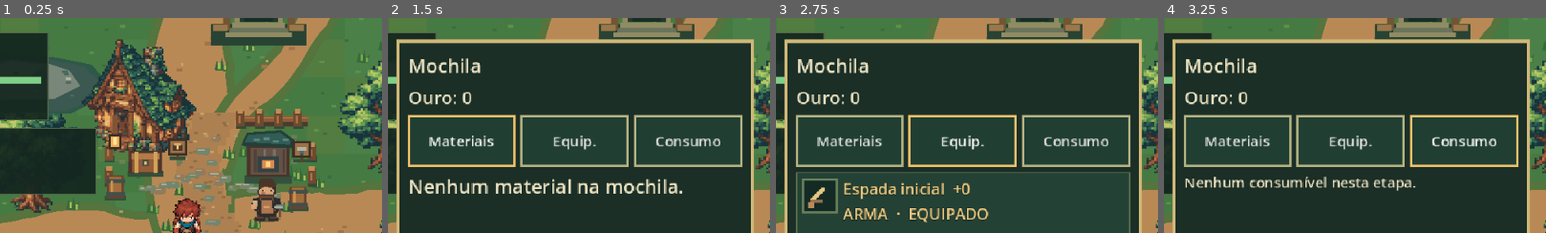
Above: before the commit, frames 1-4 (left to right).
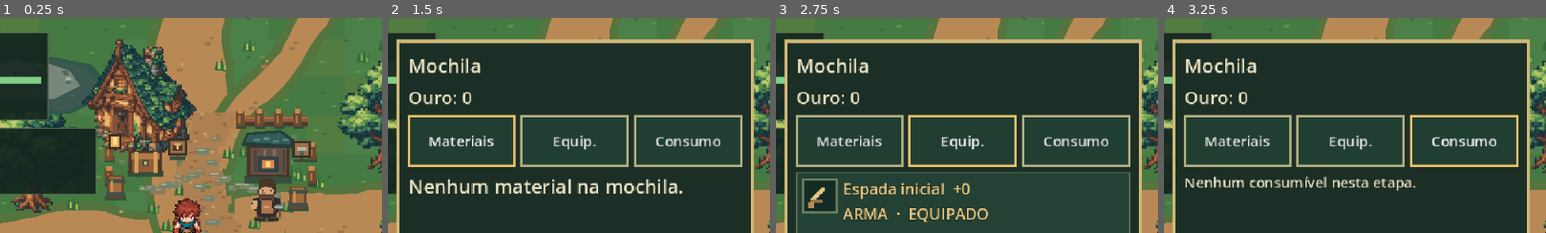
Above: after the commit, the same moments.

Repository: thiagohugo12-dotcom/arveon
Game: Godot game, scene res://scenes/main.tscn
The game is run twice, just before and just after one commit, with the same random seed, the same clock (stepped at 60 frames per second) and the same inputs.
Inputs (mouse positions are % of the whole screen's width and height, from its top left):
- Up to frame 1 (0.25 s): no input
- Up to frame 2 (1.5 s): click (80, 9) at 0.52 s; click "Materiais" at 1.25 s
- Up to frame 3 (2.75 s): click "Equip." at 2 s
- Up to frame 4 (3.25 s): click "Consumo" at 2.75 s
The pictures show only the part of the screen within x 26-76%, y 0-50%; the shares and areas given below are measured in that part.

The runs differ from the first frame. In frame 1, 2.9% of the frame differs, in the area x 55-81%, y 0-13%; in frame 2, 2.2%; in frame 3, 2.2%; in frame 4, 2.2%.

Commit message:
Move Tower to existing eastern trail and verify walking access without expanding map

Diff:
--- a/scripts/components/tower_entrance.gd
+++ b/scripts/components/tower_entrance.gd
@@ -1,10 +1,10 @@
 class_name TowerEntrance
 extends RefCounted
 
-# Beside the north trail; doorway remains reachable from its southern apron.
-const POSITION := Vector2(600, 280)
+# Eastern end of the existing main trail, inside the unchanged 1200x900 map.
+const POSITION := Vector2(1130, 455)
 const INTERACT_RANGE := 58.0
-const BODY := Rect2(568, 204, 64, 58)
+const BODY := Rect2(POSITION + Vector2(-32, -76), Vector2(64, 58))
 const NAME := "Torre de Ascensão"
 
 static func is_near(point: Vector2) -> bool:
--- a/scripts/presentation/floor_view.gd
+++ b/scripts/presentation/floor_view.gd
@@ -163,7 +163,8 @@
 				break
 		if free:
 			trees.append(at)
-	return trees
+	# Filter after generation so clearing the entrance never rerolls other trees.
+	return trees.filter(func(at: Vector2): return not TowerEntrance.BODY.grow(12.0).has_point(at))
 
 func _draw_tree(at: Vector2) -> void:
 	var species := _hash(roundi(at.y), roundi(at.x)) % 5
--- a/tests/run_tests.gd
+++ b/tests/run_tests.gd
@@ -120,7 +120,7 @@
 	enemy.position = Vector2(805, 630)
 	await frames()
 	check(player.attack.select_target(player) == null, "world obstacle blocks automatic attack")
-	player.position = Vector2(1160, 400)
+	player.position = Vector2(1160, 455) # Existing eastern trail, clear of tower wall.
 	enemy.position = Vector2(100, 800)
 	driver.set_touch_direction(Vector2.RIGHT)
 	driver.request_dash()
--- a/tests/tower_tests.gd
+++ b/tests/tower_tests.gd
@@ -128,15 +128,40 @@
 	suite.check(p.ascension.defeats["1"] == 50 and main.earned_xp == earned_xp + 12 and p.ascension.unlocked_floors == [1], "later real kills retain original rewards without raising tower count or unlocking floor 2")
 	later.queue_free()
 	await suite.frames()
-	# Verify the existing north trail and front of the new structure physically.
+	# Follow the existing main trail in small walking-sized collision steps.
 	player.position = SafeCamp.RESPAWN
-	var hit := player.move_and_collide(Vector2(10, -165))
-	suite.check(hit == null, "north trail from camp remains physically accessible")
-	hit = player.move_and_collide(TowerEntrance.POSITION - player.position)
-	suite.check(hit == null and TowerEntrance.is_near(player.position), "tower apron is reachable from north trail")
+	var route_clear := true
+	for waypoint: Vector2 in [Vector2(720, 445), Vector2(880, 485), TowerEntrance.POSITION]:
+		for step in range(200):
+			var offset := waypoint - player.position
+			if offset.length() < 0.1:
+				break
+			if player.move_and_collide(offset.limit_length(3.0)) != null:
+				route_clear = false
+				break
+	suite.check(route_clear and player.position.distance_to(TowerEntrance.POSITION) < 0.1, "ordinary walking route reaches eastern tower from camp without dash or teleport")
+	suite.check(TowerEntrance.POSITION.distance_to(SafeCamp.RESPAWN) > 3.0 * Vector2(600, 280).distance_to(SafeCamp.RESPAWN), "tower is over three times farther from camp than previous location")
+	suite.check(not SafeCamp.AREA.grow(SafeCamp.CLEARANCE).has_point(TowerEntrance.POSITION), "tower stands outside camp and safe clearance")
+	suite.check(Rect2(16, 16, 1168, 868).encloses(TowerEntrance.BODY.grow(12)), "tower footprint remains inside original map walls")
+	var walls := main.get_node("Andar1/Walls")
+	suite.check(walls.get_node("Top").position == Vector2(600, 0) and walls.get_node("Bottom").position == Vector2(600, 900) and walls.get_node("Left").position == Vector2(0, 450) and walls.get_node("Right").position == Vector2(1200, 450), "all four original world limits remain exactly unchanged")
+	var camera := player.get_node("Camera2D") as Camera2D
+	suite.check(camera.limit_left == 0 and camera.limit_top == 0 and camera.limit_right == 1200 and camera.limit_bottom == 900 and MiniMap.WORLD_SIZE == Vector2(1200, 900), "camera and minimap retain original map dimensions")
+	for spawn: Vector2 in main.ENEMY_POSITIONS:
+		suite.check(spawn.distance_to(TowerEntrance.POSITION) > 150.0, "existing enemy spawn remains away from tower entrance " + str(spawn))
+	# Actual movement uses the unchanged joystick InputDriver and PlayerActor.
+	main.input_driver.set_touch_direction(Vector2.LEFT)
+	player.set_physics_process(true)
+	await suite.frames(8)
+	player.set_physics_process(false)
+	main.input_driver.set_touch_direction(Vector2.ZERO)
+	suite.check(player.position.x < TowerEntrance.POSITION.x - 5 and TowerEntrance.is_near(player.position), "touch movement works on eastern tower apron")
+	main.activity_remaining = 0.0
+	main._process(0.0)
+	suite.check(hud.minimap.player_position.distance_to(player.position) < 4.0 and hud.minimap._map_point(player.position).x > hud.minimap.size.x * 0.85, "minimap follows player at eastern edge without resizing world")
 	player.position = TowerEntrance.POSITION + Vector2(0, 35)
-	hit = player.move_and_collide(Vector2(0, -75))
-	suite.check(hit != null and player.position.y >= 272, "tower wall is solid while front interaction remains accessible")
+	var hit := player.move_and_collide(Vector2(0, -75))
+	suite.check(hit != null and player.position.y >= TowerEntrance.POSITION.y - 8, "tower wall is solid while front interaction remains accessible")
 	for spot: Dictionary in Exploration.RESOURCE_SPOTS:
 		suite.check(spot.position.distance_to(TowerEntrance.POSITION) > TowerEntrance.INTERACT_RANGE + Exploration.PICKUP_RANGE, "tower does not steal resource interaction " + spot.id)
 	for floor_count in [0, 23, 49]:
